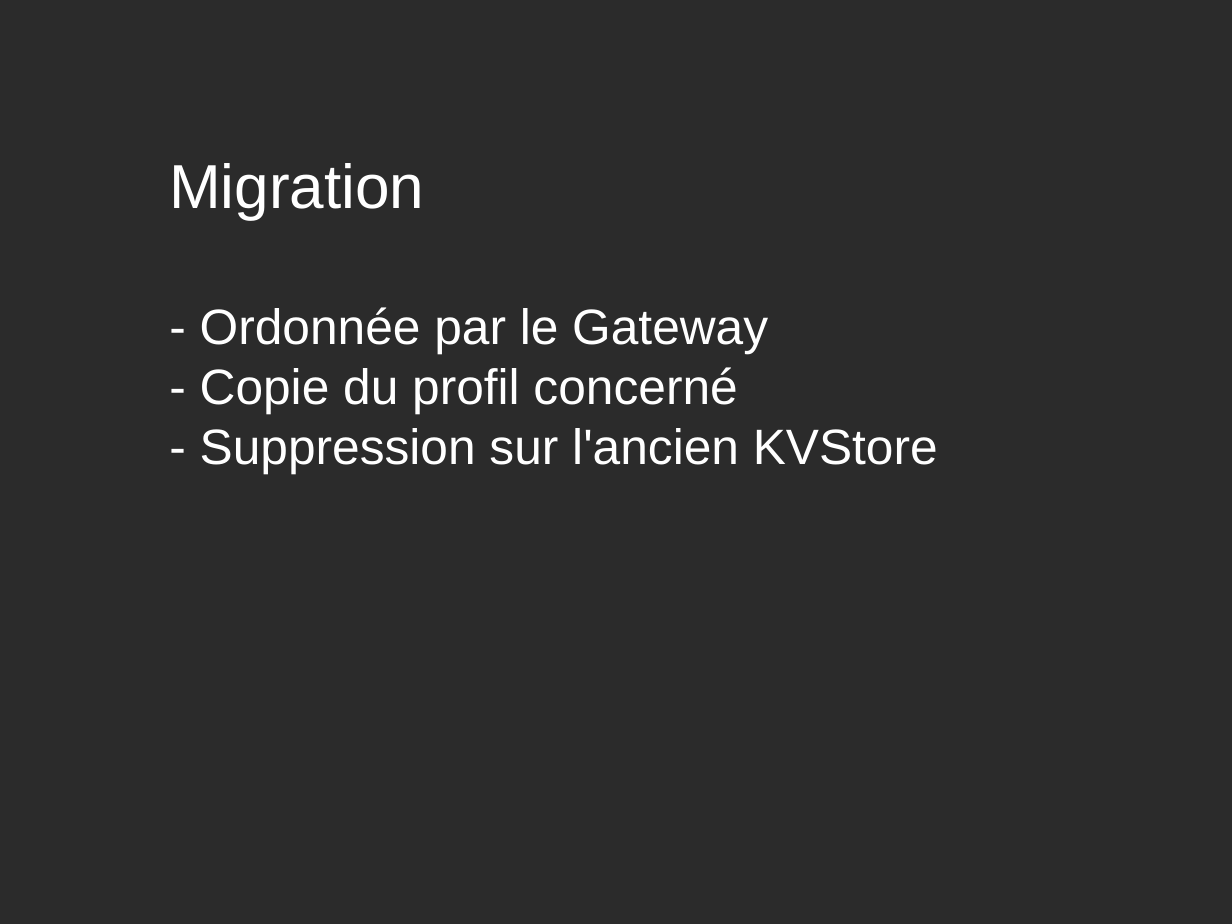
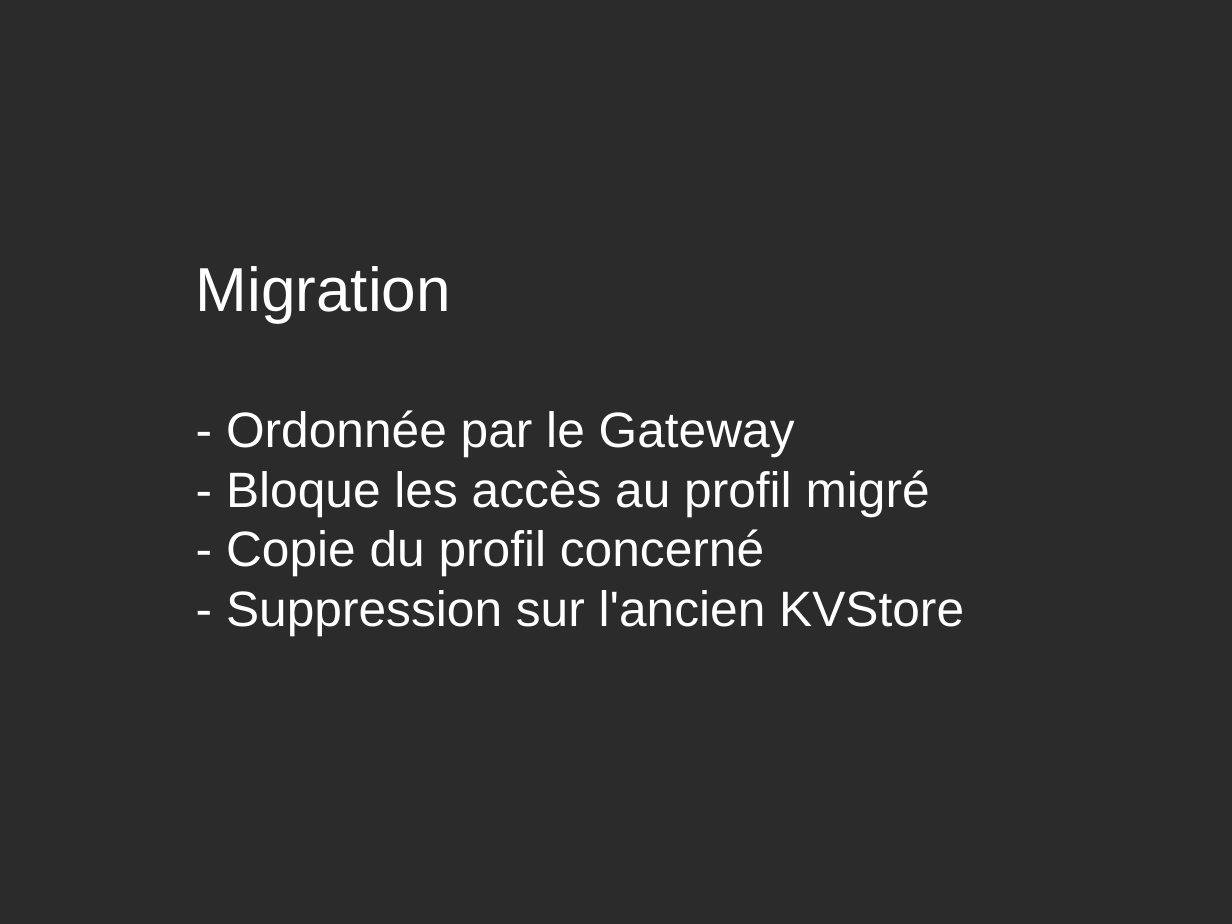
Before and after one commit to LucasChezToi/ABDR, a slide deck: slide 6 of Présentation/présentation.odp. Drawn at 1232x924 pixels with LibreOffice and Linux fonts; fonts in the diff are those of the drawing; background and template pictures are left out; a plain dark background stands for a picture behind light text. Boxes give left, top, right and bottom in pixels: in the first picture for what was removed or moved away, otherwise in the second. Text is boxed around its words. In the diff, an @@ line names an element or a change of style, - is before the commit and + after.

```diff
--- a/Présentation/présentation.odp
+++ b/Présentation/présentation.odp
@@ text "Migration" moved from (x1=169, y1=163, x2=938, y2=473) to (x1=196, y1=266, x2=964, y2=636) @@
@@ text at (x1=226, y1=470, x2=930, y2=516): paragraph added @@
+- Bloque les accès au profil migré
```
Also in this commit, not shown: 4 other slides changed, 1 slide added, 2 slides removed, 5 other files.
